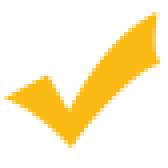
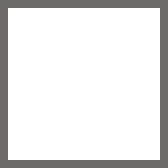
Comparing the layer stacks of the two 168px x 168px images. Changes:
hid "Shape 1" over [4, 12, 160, 148]
renamed "Background" to "Layer 0", showed it over [0, 0, 168, 168]
